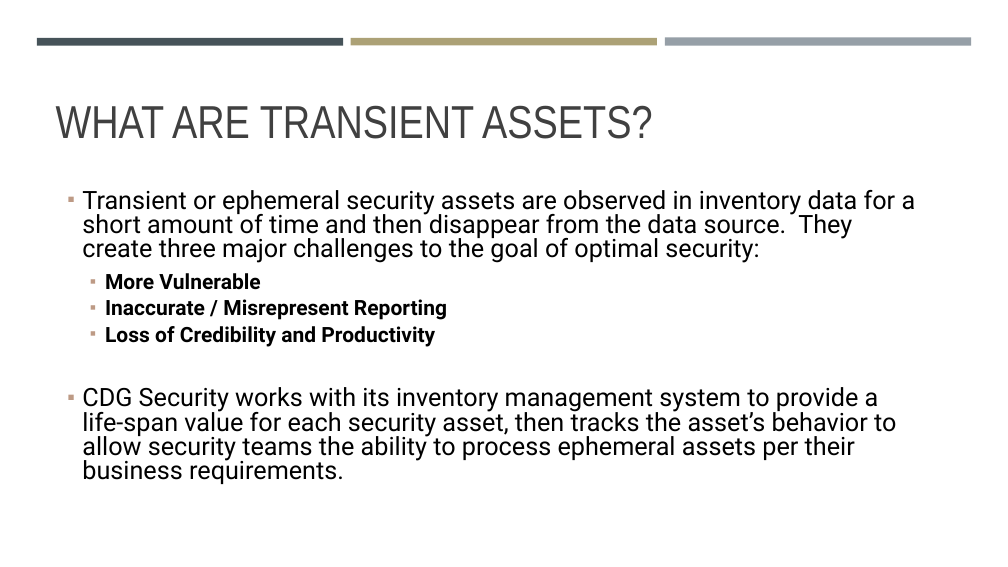
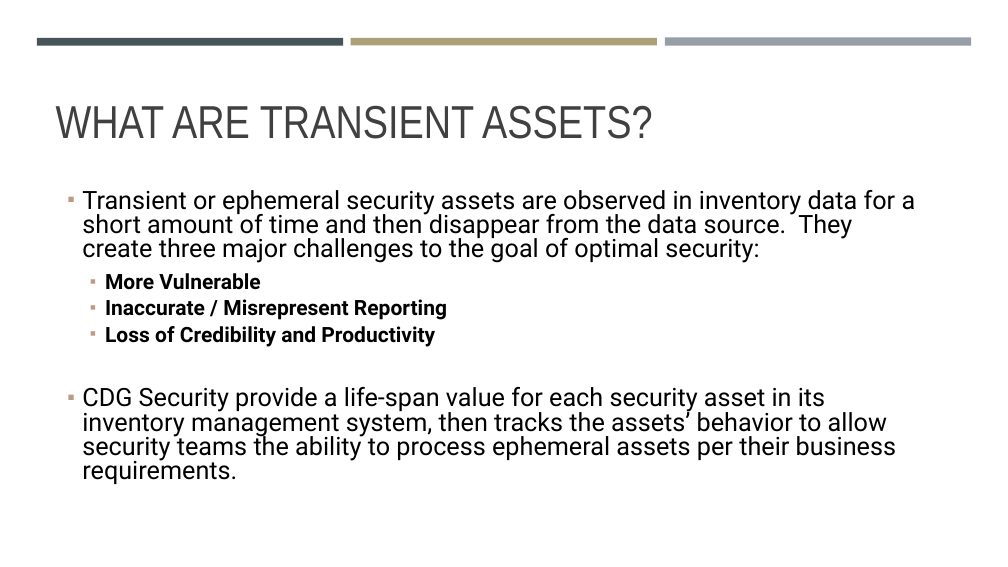
Before and after one commit to dantetrick/Transience_Databricks_LightGBMClassifier, a slide deck: slide 5 of Transience in InfoSec Data - Databricks Notebook.pptx (slide 4 before the commit). Drawn at 1008x567 pixels with LibreOffice and Linux fonts; fonts in the diff are those of the drawing. Boxes give left, top, right and bottom in pixels: in the first picture for what was removed or moved away, otherwise in the second. Text is boxed around its words. In the diff, an @@ line names an element or a change of style, - is before the commit and + after.

```diff
--- a/Transience in InfoSec Data - Databricks Notebook.pptx
+++ b/Transience in InfoSec Data - Databricks Notebook.pptx
@@ text at <box>82,387,896,484</box>: text changed @@
-▪ CDG Security works with its inventory management system to provide a life-span value for each security asset, then tracks the asset’s behavior to allow security teams the ability to process ephemeral assets per their business requirements.
+▪ CDG Security provide a life-span value for each security asset in its inventory management system, then tracks the assets’ behavior to allow security teams the ability to process ephemeral assets per their business requirements.
```
Also in this commit, not shown: 5 other slides changed, 1 slide added, 1 other file.
